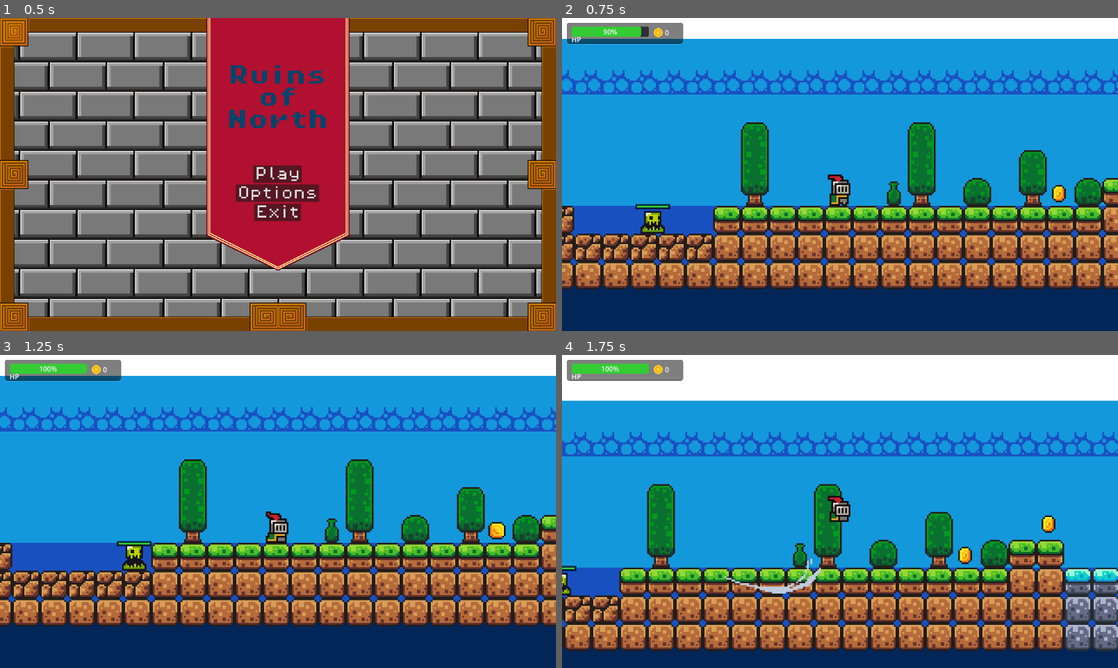
Above: before the commit, frames 1-4 (two rows, left to right).
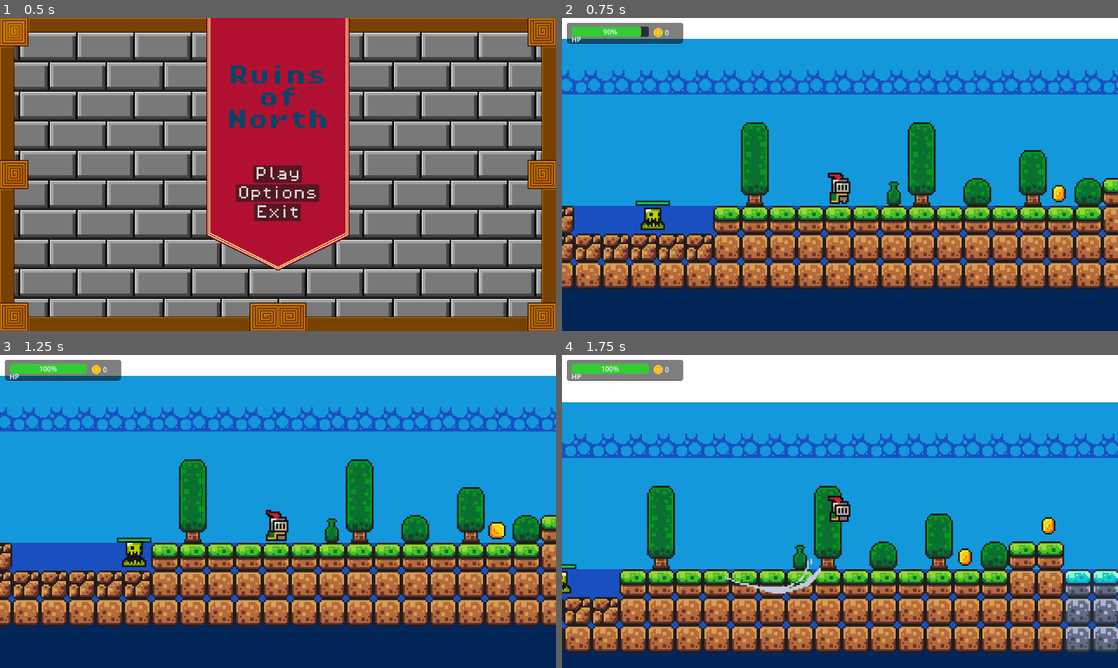
Above: after the commit, the same moments.

Repository: Kacprr/ThesisGameProject
Game: Godot game, scene res://Scenes/main_menu.tscn
Two runs of this game, one before a commit and one after it. Both use one fixed random seed, a clock stepped at 60 frames per second and the inputs below.
Inputs:
- Up to frame 1 (0.5 s): no input
- Up to frame 2 (0.75 s): click "Play" at 0.5 s
- Up to frame 3 (1.25 s): no input
- Up to frame 4 (1.75 s): hold Right (move_right) from 1.28 s (still down); hold Z (attack) from 1.28 s (still down); tap Space (jump) at 1.52 s

Frame 1 is identical in both runs. In frame 2, 0.6% of the frame differs, in the area x 13-52%, y 49-69%; in frame 3, 0.6%; in frame 4, 17%, in the area x 0-100%, y 14-96%.

Commit message:
hitbox changes
all hitboxes circular

Diff:
--- a/ruinsofnorth/Scenes/player.tscn
+++ b/ruinsofnorth/Scenes/player.tscn
@@ -244,8 +244,9 @@
 "speed": 10.0
 }]
 
-[sub_resource type="CircleShape2D" id="CircleShape2D_3smsa"]
+[sub_resource type="CapsuleShape2D" id="CapsuleShape2D_fkybt"]
 radius = 6.0
+height = 20.0
 
 [node name="Player" type="CharacterBody2D" groups=["Player"]]
 z_index = 5
@@ -255,11 +256,11 @@
 [node name="AnimatedSprite2D" type="AnimatedSprite2D" parent="."]
 position = Vector2(0, -12)
 sprite_frames = SubResource("SpriteFrames_x3wgy")
-animation = &"attack"
+animation = &"idle"
 
 [node name="CollisionShape2D" type="CollisionShape2D" parent="."]
-position = Vector2(0, -6)
-shape = SubResource("CircleShape2D_3smsa")
+position = Vector2(0, -9)
+shape = SubResource("CapsuleShape2D_fkybt")
 
 [node name="DashTimer" type="Timer" parent="."]
 wait_time = 0.5
--- a/ruinsofnorth/Scenes/slime.tscn
+++ b/ruinsofnorth/Scenes/slime.tscn
@@ -52,11 +52,11 @@
 "speed": 10.0
 }]
 
-[sub_resource type="RectangleShape2D" id="RectangleShape2D_swwnm"]
-size = Vector2(16, 13)
+[sub_resource type="CircleShape2D" id="CircleShape2D_aiwxb"]
+radius = 8.0
 
-[sub_resource type="RectangleShape2D" id="RectangleShape2D_aiwxb"]
-size = Vector2(16, 13)
+[sub_resource type="CircleShape2D" id="CircleShape2D_paq7w"]
+radius = 9.0
 
 [sub_resource type="CircleShape2D" id="CircleShape2D_swwnm"]
 radius = 9.0
@@ -73,8 +73,8 @@
 autoplay = "idle"
 
 [node name="CollisionShape2D" type="CollisionShape2D" parent="."]
-position = Vector2(0, -6.5)
-shape = SubResource("RectangleShape2D_swwnm")
+position = Vector2(0, -6)
+shape = SubResource("CircleShape2D_aiwxb")
 
 [node name="RayCastRight" type="RayCast2D" parent="."]
 position = Vector2(0, -6)
@@ -91,8 +91,8 @@
 collision_mask = 2
 
 [node name="CollisionShape2D" type="CollisionShape2D" parent="BounceArea"]
-position = Vector2(0, -6.5)
-shape = SubResource("RectangleShape2D_aiwxb")
+position = Vector2(0, -6)
+shape = SubResource("CircleShape2D_paq7w")
 
 [node name="DamageArea" type="Area2D" parent="."]
 collision_layer = 2
Not shown: 1 places in ruinsofnorth/Scenes/game.tscn that only renumber resources
